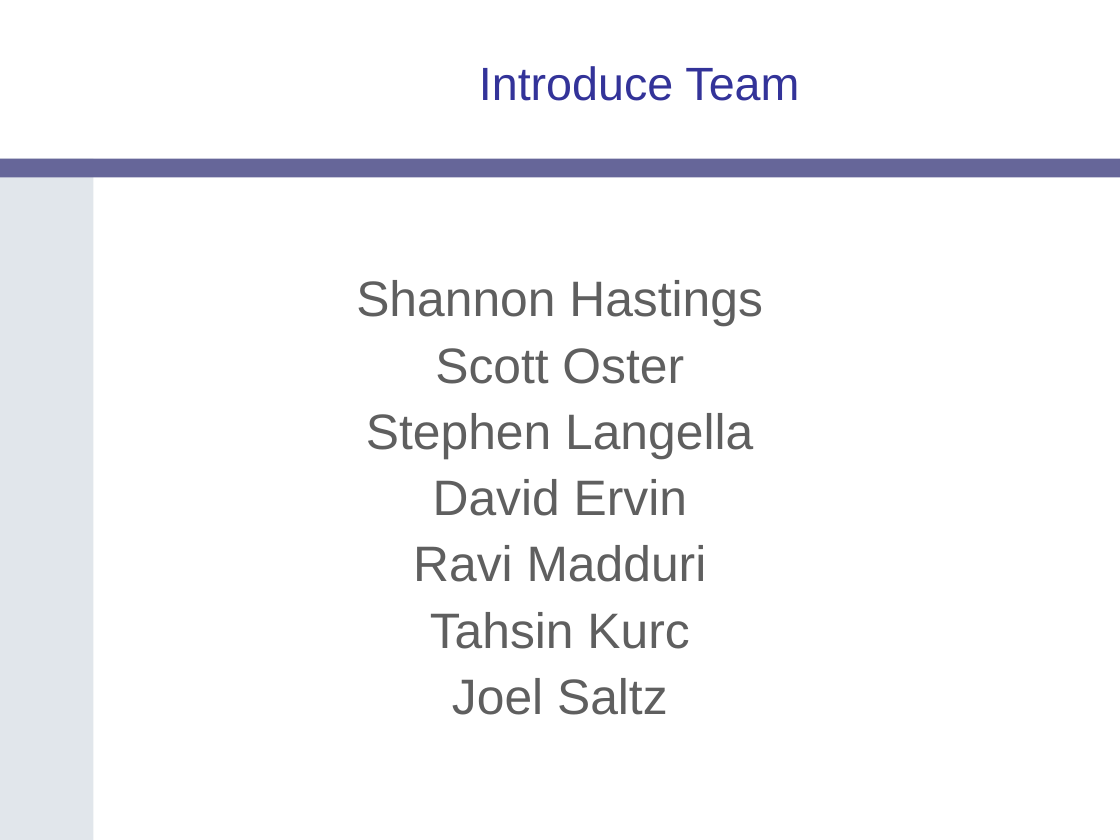
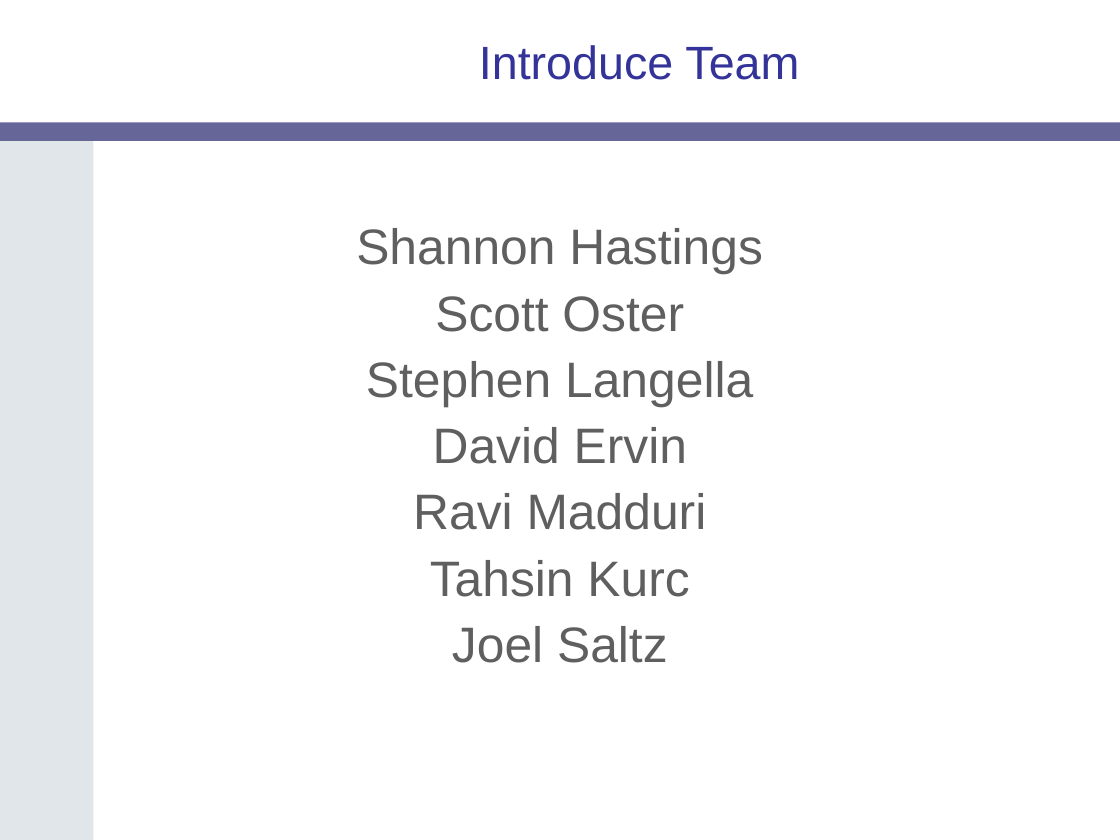
Before and after one commit to NCIP/cagrid-portal, a slide deck: slide 21 of cagrid-1-0/Documentation/presentations/introduce/Introduce-OGF19.ppt. Drawn at 1120x840 pixels with LibreOffice and Linux fonts; fonts in the diff are those of the drawing; background and template pictures are left out. Boxes give left, top, right and bottom in pixels: in the first picture for what was removed or moved away, otherwise in the second. Text is boxed around its words. In the diff, an @@ line names an element or a change of style, - is before the commit and + after.

```diff
--- a/cagrid-1-0/Documentation/presentations/introduce/Introduce-OGF19.ppt
+++ b/cagrid-1-0/Documentation/presentations/introduce/Introduce-OGF19.ppt
@@ title "Introduce Team": place and size @@
-title "Introduce Team" at <box>479,66,799,101</box>
+title "Introduce Team" at <box>479,45,799,80</box>
@@ freeform shape: place and size @@
-freeform shape at <box>0,159,93,840</box>
+freeform shape at <box>0,140,93,840</box>
@@ rounded rectangle: place and size @@
-rounded rectangle at <box>0,159,1120,178</box>
+rounded rectangle at <box>0,122,1120,141</box>
@@ text "Shannon Hastings": place and size @@
-text "Shannon Hastings" at <box>356,280,763,715</box>
+text "Shannon Hastings" at <box>356,228,763,663</box>
```
Also in this commit, not shown: 20 other slides changed.
